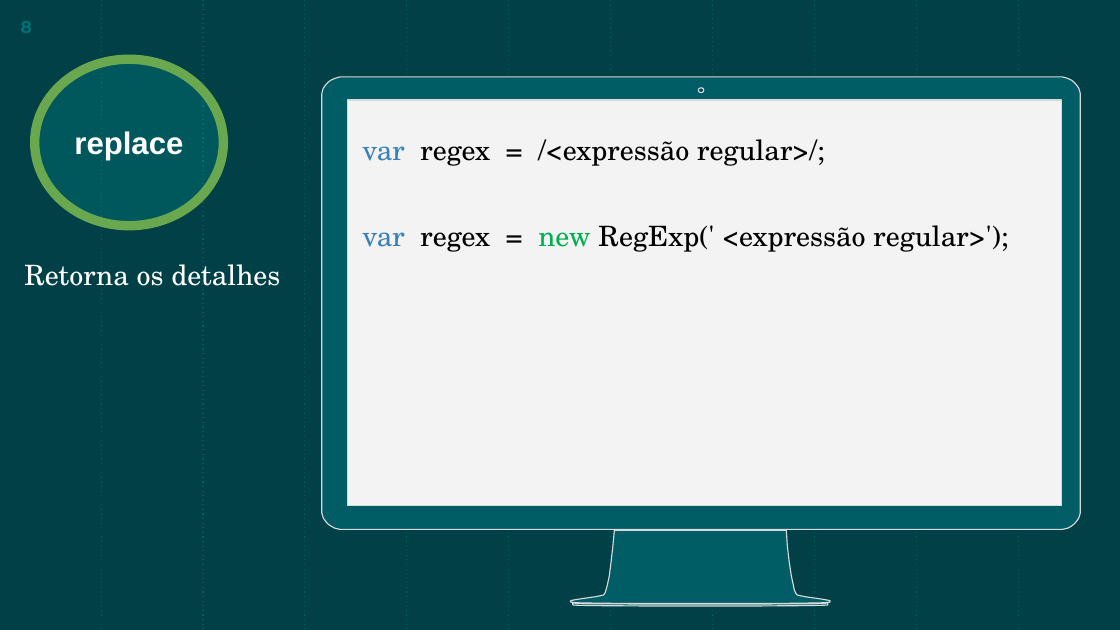
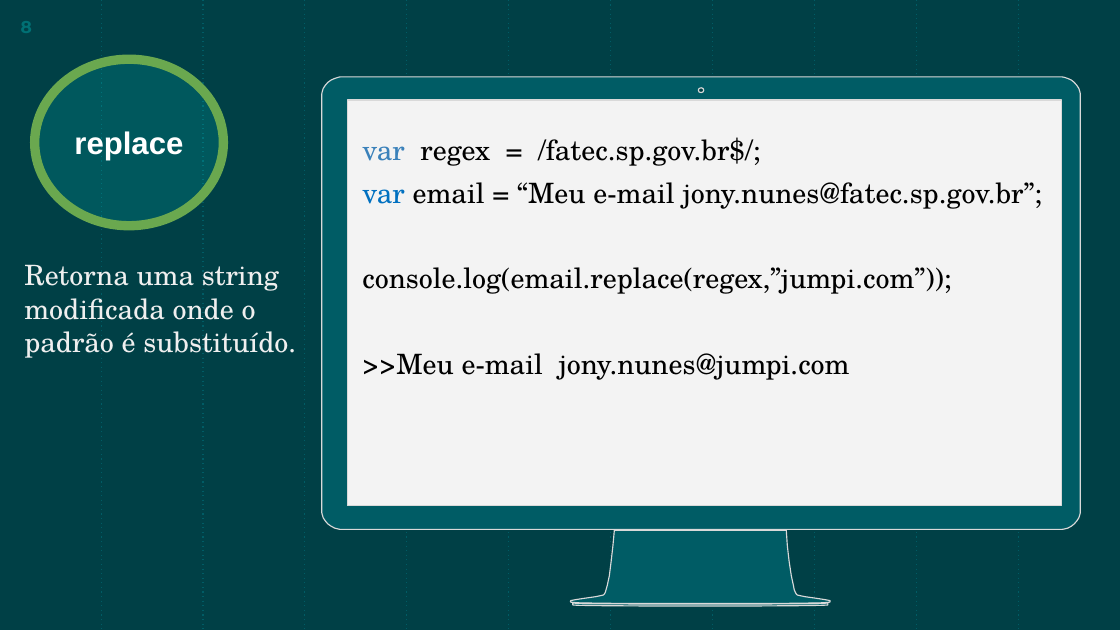
Before and after one commit to JonyAlan/regex, a slide deck: slide 8 of Regex.pptx. Drawn at 1120x630 pixels with LibreOffice and Linux fonts; fonts in the diff are those of the drawing. Boxes give left, top, right and bottom in pixels: in the first picture for what was removed or moved away, otherwise in the second. Text is boxed around its words. In the diff, an @@ line names an element or a change of style, - is before the commit and + after.

```diff
--- a/Regex.pptx
+++ b/Regex.pptx
@@ text removed at bbox=[362, 139, 1008, 252] @@
-var regex = /<expressão regular>/;
-var regex = new RegExp(' <expressão regular>');
@@ text added at bbox=[362, 137, 1043, 380], 18 pt, text #000000 @@
+var regex = /fatec.sp.gov.br$/;
+var email = “Meu e-mail jony.nunes@fatec.sp.gov.br”;
+console.log(email.replace(regex,”jumpi.com”));
+>>Meu e-mail jony.nunes@jumpi.com
@@ subtitle at bbox=[24, 264, 296, 358]: text changed; text colour #FFFFFF to #EFEFEF @@
-Retorna os detalhes
+Retorna uma string modificada onde o padrão é substituído.
```
Also in this commit, not shown: 8 other slides changed, 9 slides added, 14 slides removed.
